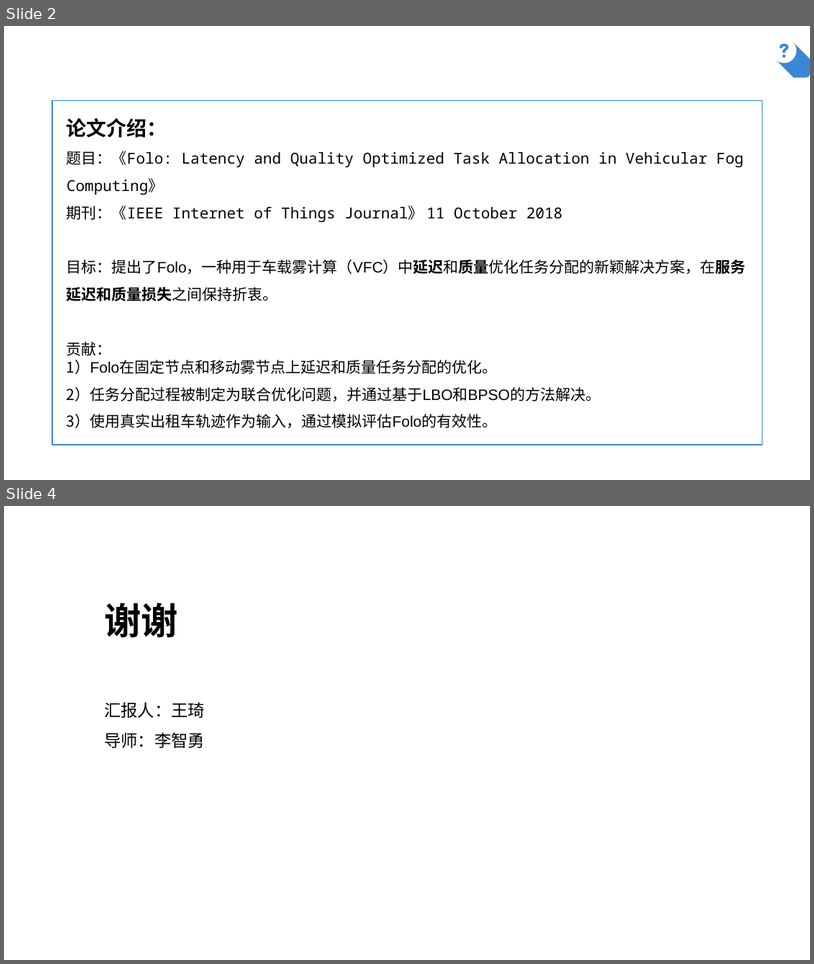
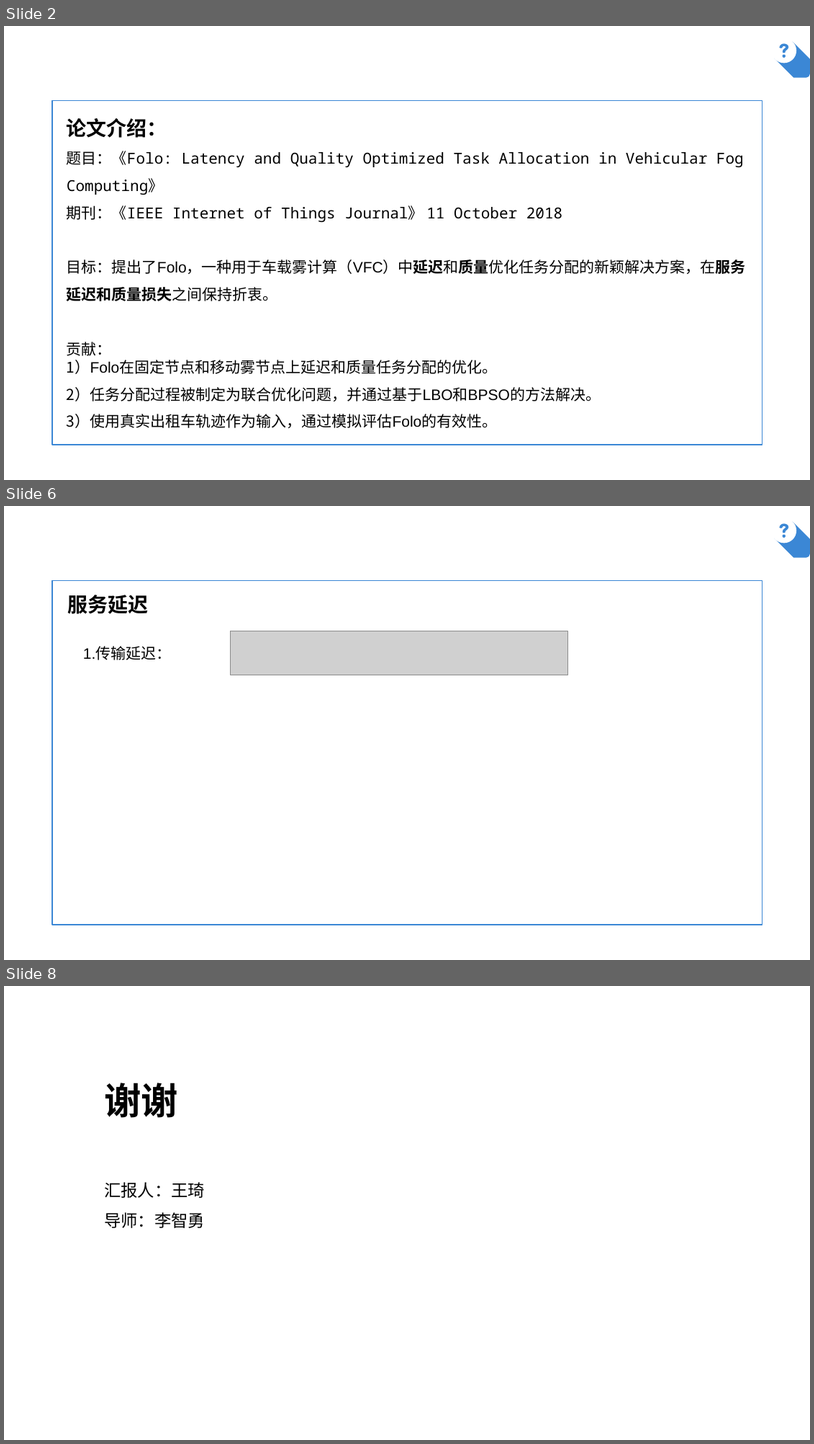
Before and after one commit to AlfredChiang/Mobile-Edge-Computing, a slide deck: Folo Latency andQuality Optimized Task Allocation in Vehicular Fog Computing/2018-11-20.pptx. Shown one above the other, each under a label of ours: slides 2 and 4 before the commit, slides 2, 6 and 8 after it; the slides between them are not shown. The pictures are 814x964 and 814x1444 pixels, drawn with LibreOffice and Linux fonts; fonts in the diff are those of the drawing; grey boxes stand for pictures; background and template pictures are left out. Boxes give left, top, right and bottom in pixels: in the first picture for what was removed or moved away, otherwise in the second. Text is boxed around its words. In the diff, an @@ line names an element or a change of style, - is before the commit and + after.

```diff
--- a/Folo Latency andQuality Optimized Task Allocation in Vehicular Fog Computing/2018-11-20.pptx
+++ b/Folo Latency andQuality Optimized Task Allocation in Vehicular Fog Computing/2018-11-20.pptx
@@ slide 6 added at (4, 506, 810, 960), background picture (left out) @@
@@ line added from (755, 555) to (755, 513), #FFFFFF 2.25 pt @@
@@ freeform shape added at (772, 518, 797, 543), fill #FFFFFF @@
@@ freeform shape added at (775, 522, 810, 558), fill #3B87D5 @@
@@ parallelogram added at (52, 580, 763, 924), outline #3B87D5 1 pt @@
@@ text added at (67, 595, 148, 614), 24 pt, text #000000, bold @@
+服务延迟
@@ picture added at (230, 631, 568, 674) @@
@@ text added at (83, 646, 172, 660), 18 pt, text #000000 @@
+1.传输延迟：
@@ what was slide 4 is now slide 8 @@
```
Also in this commit, not shown: 4 other slides added, 1 slide removed, 1 other file.
